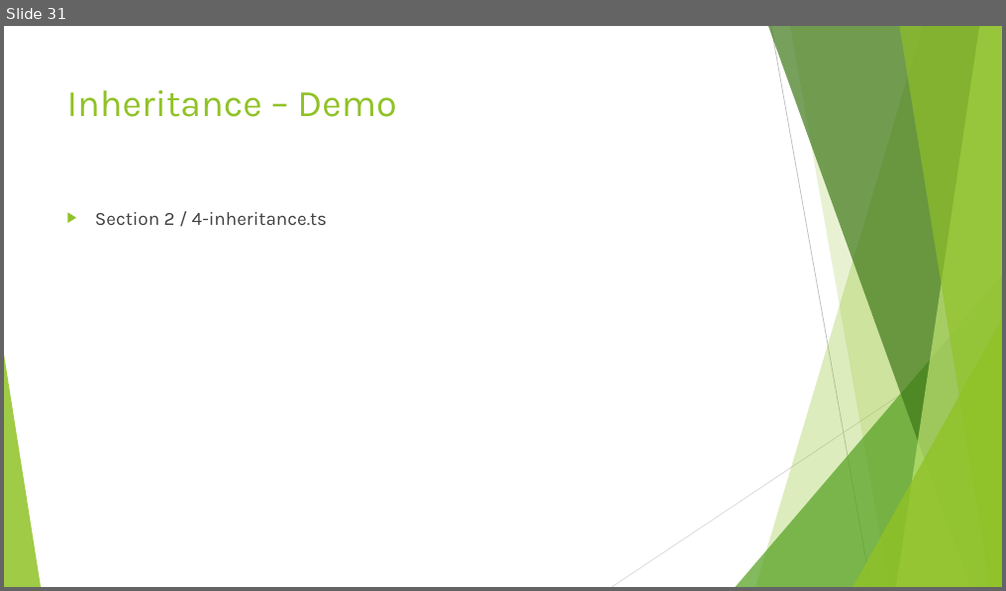
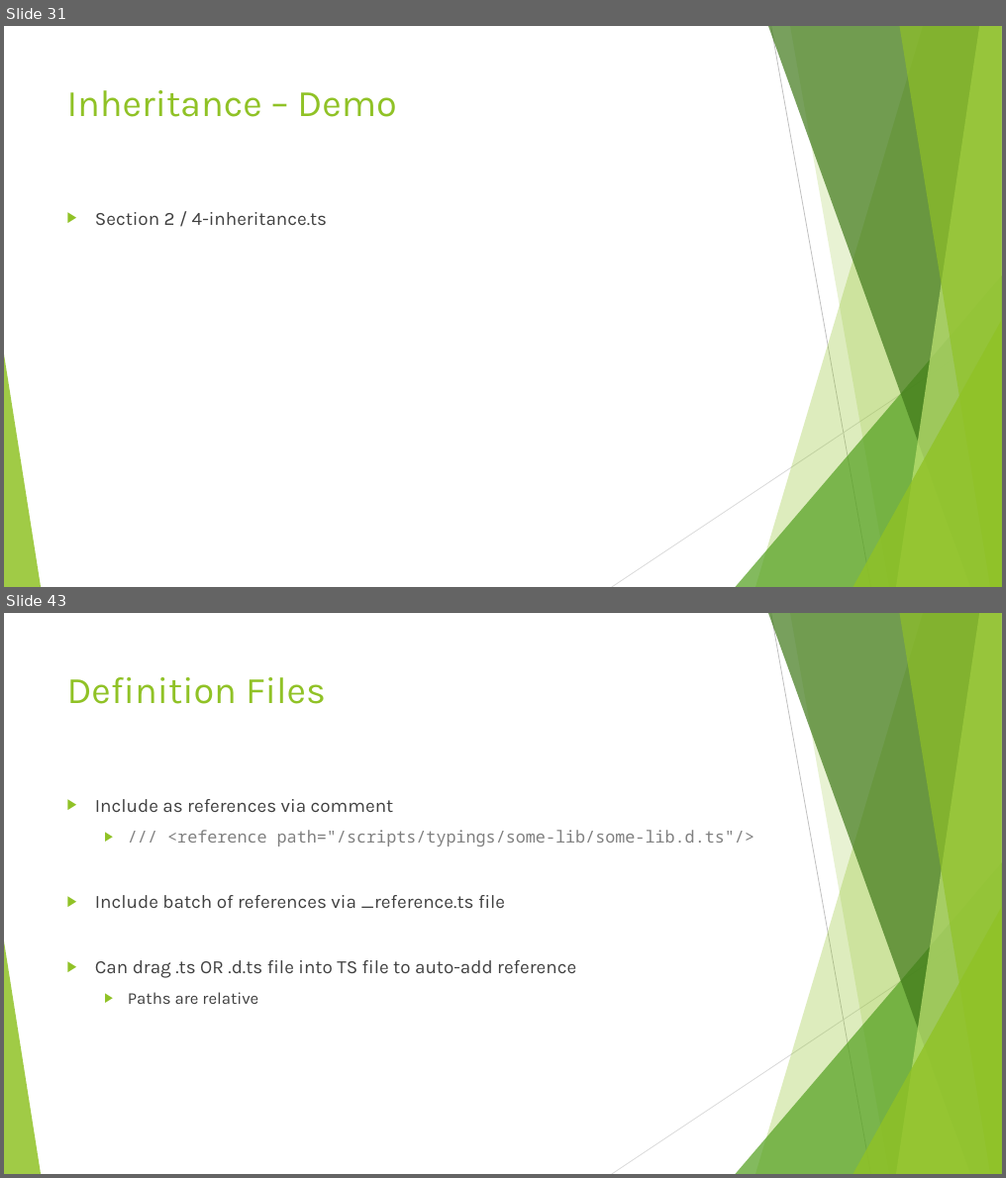
Before and after one commit to dflor003/typescript-fundamentals, a slide deck: Presentation/TypeScriptFundamentals.pptx. Shown one above the other, each under a label of ours: slide 31 before the commit, slides 31 and 43 after it; the slides between them are not shown. The pictures are 1006x591 and 1006x1178 pixels, drawn with LibreOffice and Linux fonts; fonts in the diff are those of the drawing. Boxes give left, top, right and bottom in pixels: in the first picture for what was removed or moved away, otherwise in the second. Text is boxed around its words. In the diff, an @@ line names an element or a change of style, - is before the commit and + after.

Commit message:
DanilF: Added to interfaces section. Added slides and examples for lambdas, generics, and definition files.

```diff
--- a/Presentation/TypeScriptFundamentals.pptx
+++ b/Presentation/TypeScriptFundamentals.pptx
@@ slide 43 added at <box>4,613,1002,1174</box>, background #FFFFFF; not listed: 10 template elements that a slide beside it also shows @@
@@ title added at <box>67,677,326,704</box>, 36 pt, text #90C226 @@
+Definition Files
@@ text added at <box>95,799,754,1004</box>, 18 pt, text #404040 @@
+▶ Include as references via comment
+  ▶ /// <reference path="/scripts/typings/some-lib/some-lib.d.ts"/>
+▶ Include batch of references via _reference.ts file
+▶ Can drag .ts OR .d.ts file into TS file to auto-add reference
+  ▶ Paths are relative
```
Also in this commit, not shown: 13 other slides added, 16 other files.
